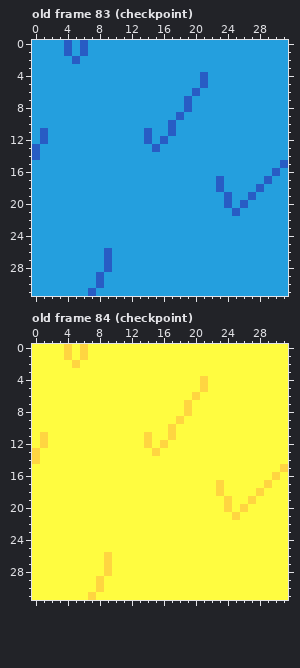
File history of a pixel-art file, ASSETs/graphics/patterns.aseprite. Above: the version before the commit.
32x32 pixels, 110 frames. Shown: old frame 83 (checkpoint), old frame 84 (checkpoint). The commit also changed other frames, which this record leaves out.
Once edited:
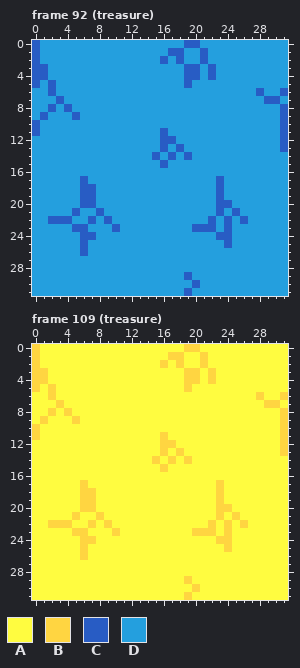
Palette (. is transparent): A #fffc40  B #ffd541  C #285cc4  D #249fde
A new or re-ordered frame is compared with the old frame closest to it.
The edit:
frames 110 -> 115
Frame 92 (treasure) is new; against old frame 83 (checkpoint):
y 0: x 0 D -> C; x 4 C -> D; x 6 C -> D; x 19..20 DD -> CC
y 1: x 0 D -> C; x 4 C -> D; x 6 C -> D; x 17..18 DD -> CC; x 21 D -> C
y 2: x 0 D -> C; x 5 C -> D; x 16 D -> C; x 18 D -> C; x 21 D -> C
y 3: x 0..1 DD -> CC; x 19..20 DD -> CC; x 22 D -> C
y 4: x 0..1 DD -> CC; x 19..22 DDCD -> CCDC
y 5: x 0 D -> C; x 2 D -> C; x 19 D -> C; x 21 C -> D
y 6: x 2 D -> C; x 20 C -> D; x 28 D -> C; x 31 D -> C
y 7: x 3 D -> C; x 19 C -> D; x 29..30 DD -> CC
y 8: x 2 D -> C; x 4 D -> C; x 19 C -> D; x 31 D -> C
y 9: x 1 D -> C; x 5 D -> C; x 18 C -> D; x 31 D -> C
y 10: x 0 D -> C; x 17 C -> D; x 31 D -> C
y 11: x 0..1 DC -> CD; x 14 C -> D; x 16..17 DC -> CD; x 31 D -> C
y 12: x 1 C -> D; x 14 C -> D; x 17 D -> C; x 31 D -> C
y 13: x 0 C -> D; x 15..16 CD -> DC; x 18 D -> C; x 31 D -> C
y 14: x 0 C -> D; x 15 D -> C; x 17 D -> C; x 19 D -> C
y 15: x 16 D -> C; x 31 C -> D
y 16: x 30 C -> D
y 17: x 6 D -> C; x 29 C -> D
y 18: x 6..7 DD -> CC; x 28 C -> D
y 19: x 6..7 DD -> CC; x 23..24 DC -> CD; x 27 C -> D
y 20: x 6..7 DD -> CC; x 23 D -> C; x 26 C -> D
y 21: x 5 D -> C; x 8 D -> C; x 23 D -> C
y 22: x 2..4 DDD -> CCC; x 7 D -> C; x 9 D -> C; x 22 D -> C; x 24 D -> C; x 26 D -> C
y 23: x 5..6 DD -> CC; x 10 D -> C; x 20..22 DDD -> CCC; x 24 D -> C
y 24: x 6..7 DD -> CC; x 23..24 DD -> CC
y 25: x 6 D -> C; x 24 D -> C
y 26: x 6 D -> C; x 9 C -> D
y 27..28: x 9 C -> D
y 29: x 8 C -> D; x 19 D -> C
y 30: x 8 C -> D; x 20 D -> C
y 31: x 7 C -> D; x 19 D -> C
Frame 109 (treasure) is new; against old frame 84 (checkpoint):
y 0: x 0 A -> B; x 4 B -> A; x 6 B -> A; x 19..20 AA -> BB
y 1: x 0 A -> B; x 4 B -> A; x 6 B -> A; x 17..18 AA -> BB; x 21 A -> B
y 2: x 0 A -> B; x 5 B -> A; x 16 A -> B; x 18 A -> B; x 21 A -> B
y 3: x 0..1 AA -> BB; x 19..20 AA -> BB; x 22 A -> B
y 4: x 0..1 AA -> BB; x 19..22 AABA -> BBAB
y 5: x 0 A -> B; x 2 A -> B; x 19 A -> B; x 21 B -> A
y 6: x 2 A -> B; x 20 B -> A; x 28 A -> B; x 31 A -> B
y 7: x 3 A -> B; x 19 B -> A; x 29..30 AA -> BB
y 8: x 2 A -> B; x 4 A -> B; x 19 B -> A; x 31 A -> B
y 9: x 1 A -> B; x 5 A -> B; x 18 B -> A; x 31 A -> B
y 10: x 0 A -> B; x 17 B -> A; x 31 A -> B
y 11: x 0..1 AB -> BA; x 14 B -> A; x 16..17 AB -> BA; x 31 A -> B
y 12: x 1 B -> A; x 14 B -> A; x 17 A -> B; x 31 A -> B
y 13: x 0 B -> A; x 15..16 BA -> AB; x 18 A -> B; x 31 A -> B
y 14: x 0 B -> A; x 15 A -> B; x 17 A -> B; x 19 A -> B
y 15: x 16 A -> B; x 31 B -> A
y 16: x 30 B -> A
y 17: x 6 A -> B; x 29 B -> A
y 18: x 6..7 AA -> BB; x 28 B -> A
y 19: x 6..7 AA -> BB; x 23..24 AB -> BA; x 27 B -> A
y 20: x 6..7 AA -> BB; x 23 A -> B; x 26 B -> A
y 21: x 5 A -> B; x 8 A -> B; x 23 A -> B
y 22: x 2..4 AAA -> BBB; x 7 A -> B; x 9 A -> B; x 22 A -> B; x 24 A -> B; x 26 A -> B
y 23: x 5..6 AA -> BB; x 10 A -> B; x 20..22 AAA -> BBB; x 24 A -> B
y 24: x 6..7 AA -> BB; x 23..24 AA -> BB
y 25: x 6 A -> B; x 24 A -> B
y 26: x 6 A -> B; x 9 B -> A
y 27..28: x 9 B -> A
y 29: x 8 B -> A; x 19 A -> B
y 30: x 8 B -> A; x 20 A -> B
y 31: x 7 B -> A; x 19 A -> B
